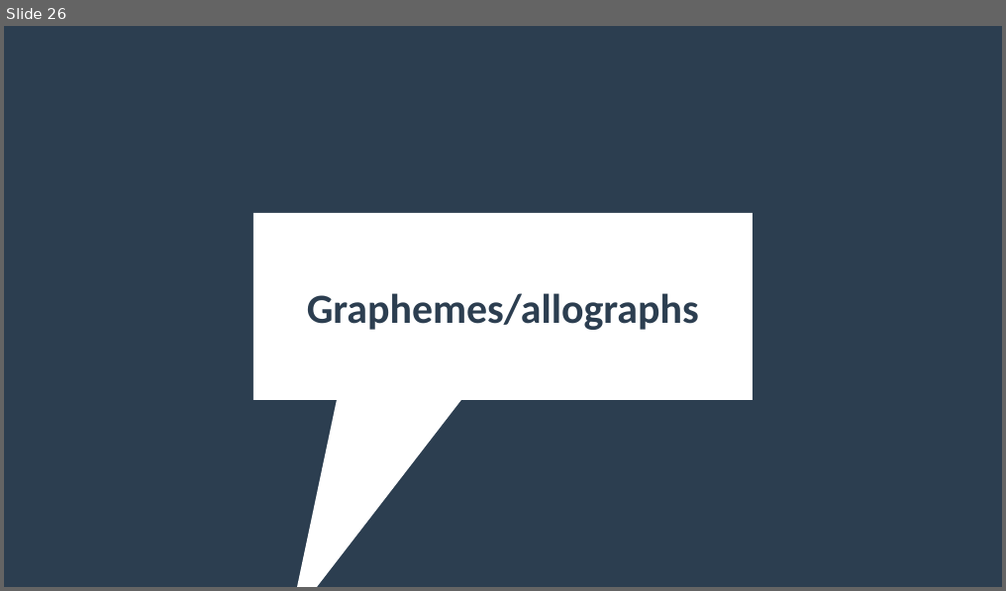
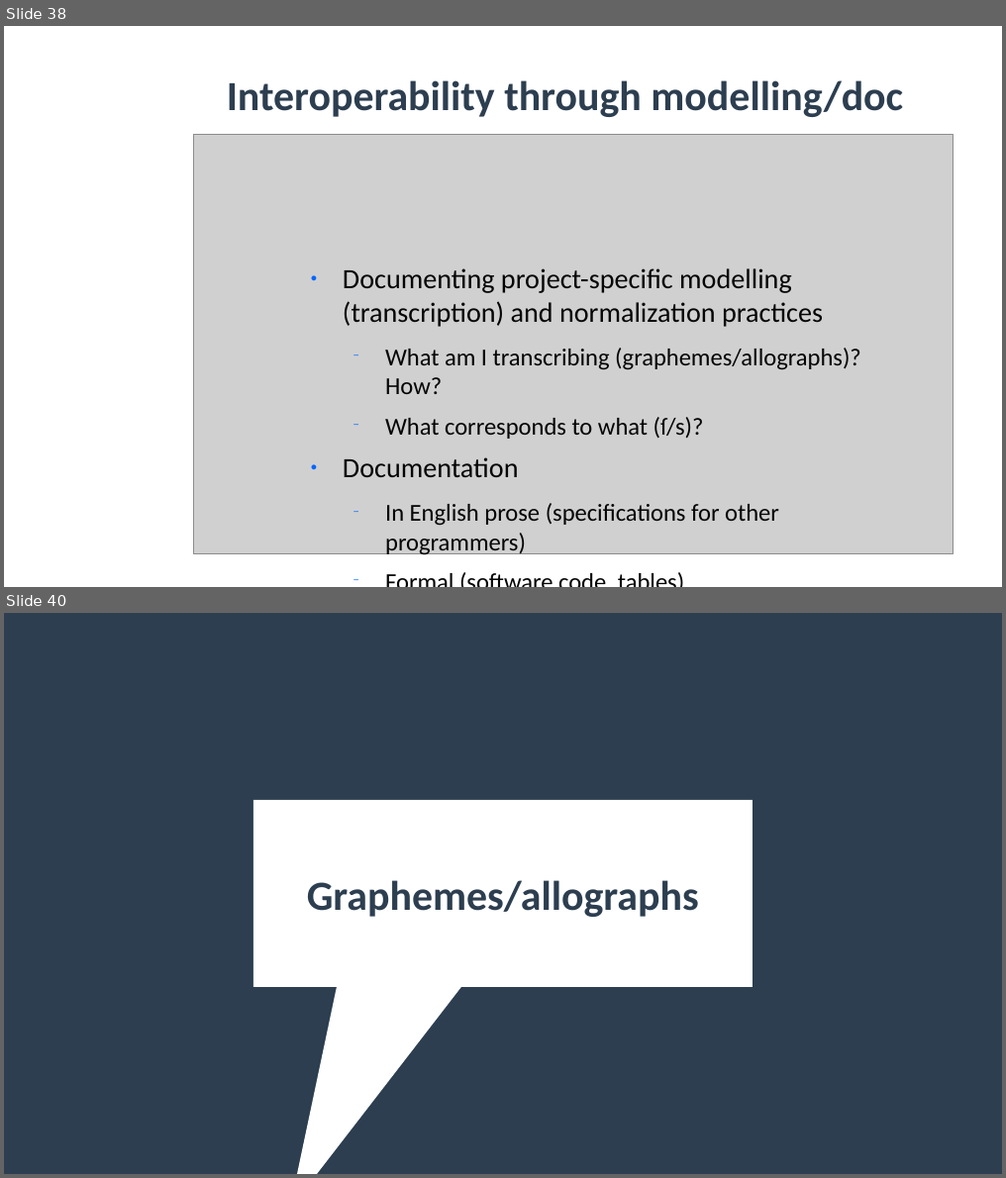
Before and after one commit to SunoikisisDC/SunoikisisDC-2021-2022, a slide deck: Summer/Session3_Monella.odp. Shown one above the other, each under a label of ours: slide 26 before the commit, slides 38 and 40 after it; the slides between them are not shown. The pictures are 1006x591 and 1006x1178 pixels, drawn with LibreOffice and Linux fonts; fonts in the diff are those of the drawing; grey boxes stand for pictures; background and template pictures are left out. Boxes give left, top, right and bottom in pixels: in the first picture for what was removed or moved away, otherwise in the second. Text is boxed around its words. In the diff, an @@ line names an element or a change of style, - is before the commit and + after.

```diff
--- a/Summer/Session3_Monella.odp
+++ b/Summer/Session3_Monella.odp
@@ slide 38 added at bbox=[4, 26, 1002, 587], background picture (left out) @@
@@ title added at bbox=[227, 80, 903, 117], 33 pt, text #2C3E50, bold @@
+Interoperability through modelling/doc
@@ picture added at bbox=[193, 135, 953, 555] @@
@@ text added at bbox=[343, 269, 861, 557], 19.3 pt, text #050505 @@
+● Documenting project-specific modelling (transcription) and normalization practices
+  − What am I transcribing (graphemes/allographs)? How?
+  − What corresponds to what (ſ/s)?
+● Documentation
+  − In English prose (specifications for other programmers)
+  − Formal (software code, tables)
@@ what was slide 26 is now slide 40 @@
```
Also in this commit, not shown: 30 slides changed, 9 other slides added, 12 slides removed, 1 other file.
